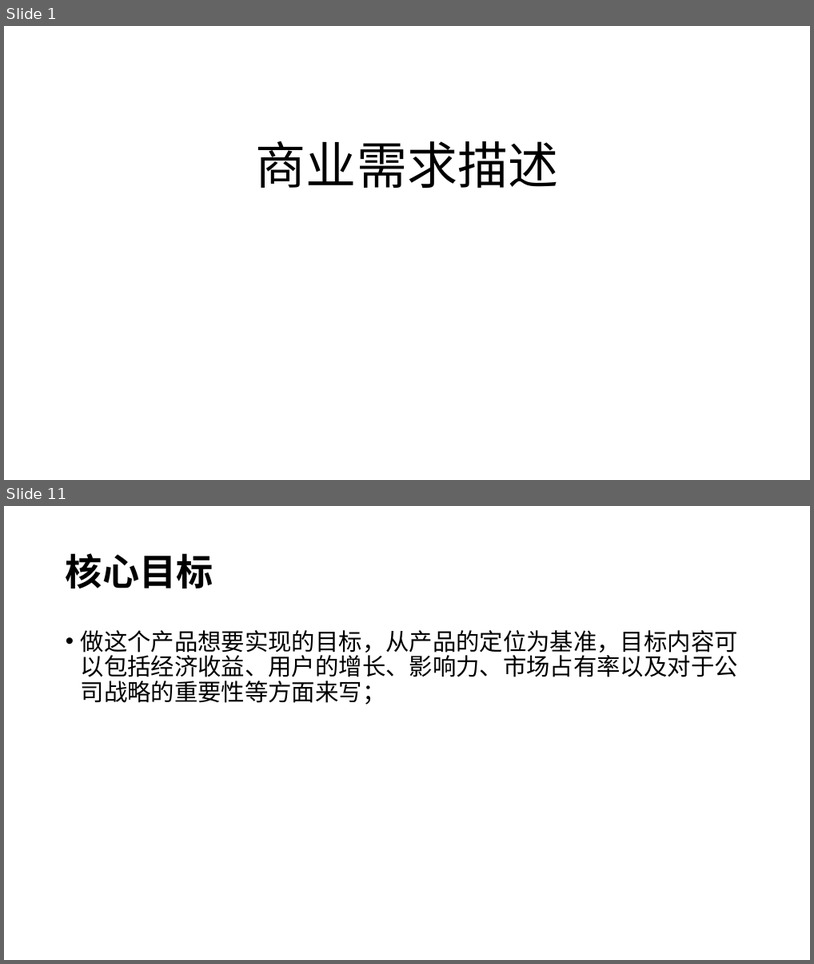
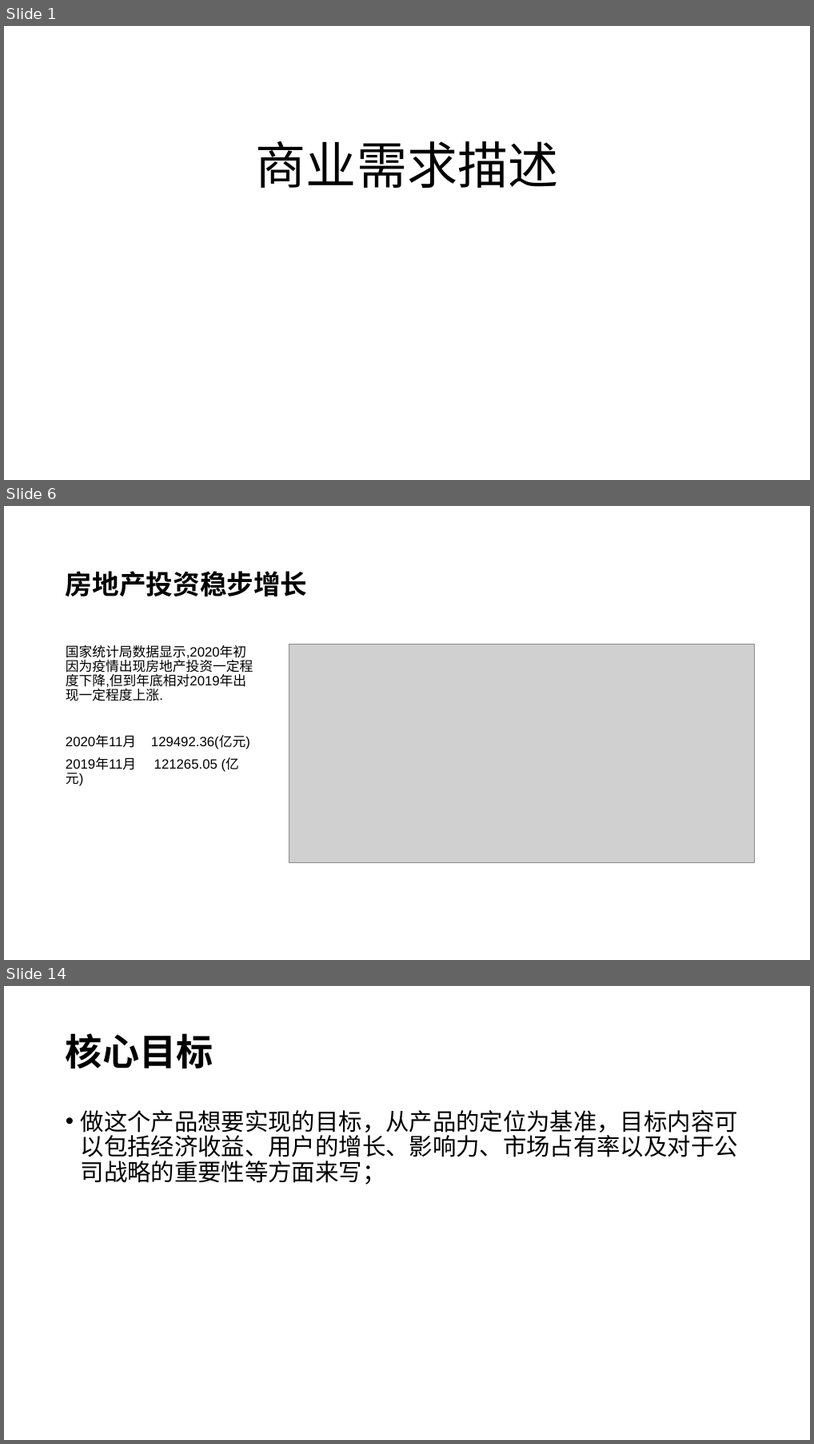
Before and after one commit to awanglilong/awanglilong.github.io, a slide deck: _posts/商业需求.pptx. Shown one above the other, each under a label of ours: slides 1 and 11 before the commit, slides 1, 6 and 14 after it; the slides between them are not shown. The pictures are 814x964 and 814x1444 pixels, drawn with LibreOffice and Linux fonts; fonts in the diff are those of the drawing; grey boxes stand for pictures. Boxes give left, top, right and bottom in pixels: in the first picture for what was removed or moved away, otherwise in the second. Text is boxed around its words. In the diff, an @@ line names an element or a change of style, - is before the commit and + after.

```diff
--- a/_posts/商业需求.pptx
+++ b/_posts/商业需求.pptx
@@ slide 6 added at (4,506,810,960), background #FFFFFF @@
@@ title added at (66,571,307,596), 32 pt, text #000000, bold @@
+房地产投资稳步增长
@@ text added at (66,645,250,772), 16 pt, text #000000 @@
+国家统计局数据显示,2020年初因为疫情出现房地产投资一定程度下降,但到年底相对2019年出现一定程度上涨.
+2020年11月 129492.36(亿元)
+2019年11月 121265.05 (亿元)
@@ picture added at (290,644,755,862) @@
@@ what was slide 11 is now slide 14 @@
```
Also in this commit, not shown: 13 slides changed, 5 other slides added, 8 slides removed, 1 other file.
